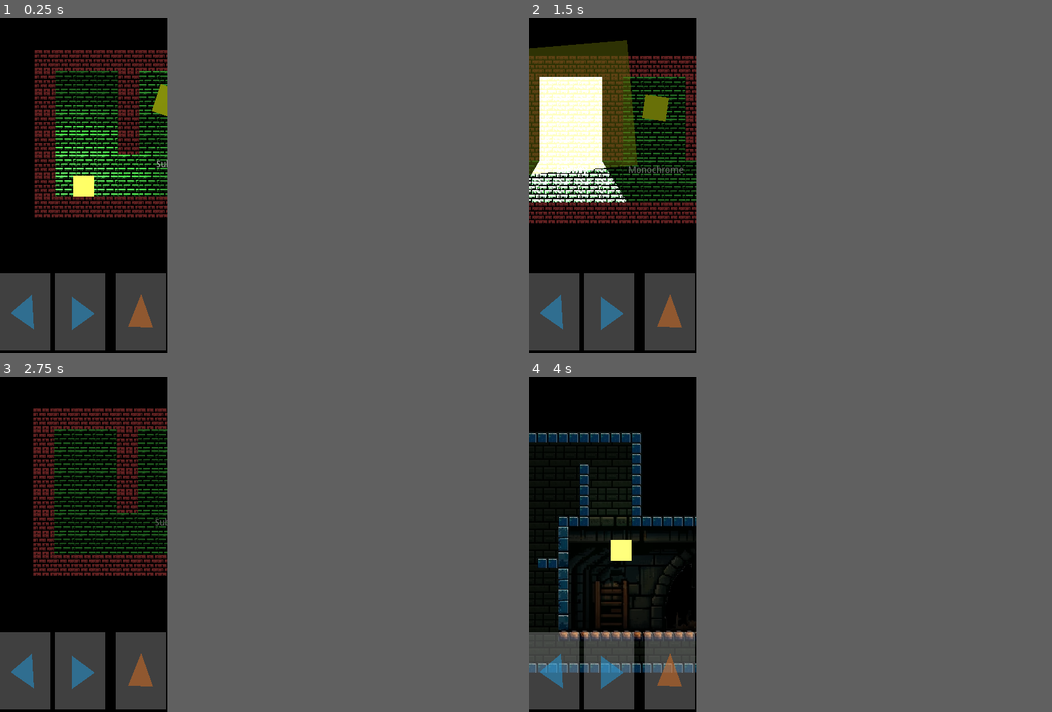
Above: before the commit, frames 1-4 (two rows, left to right).
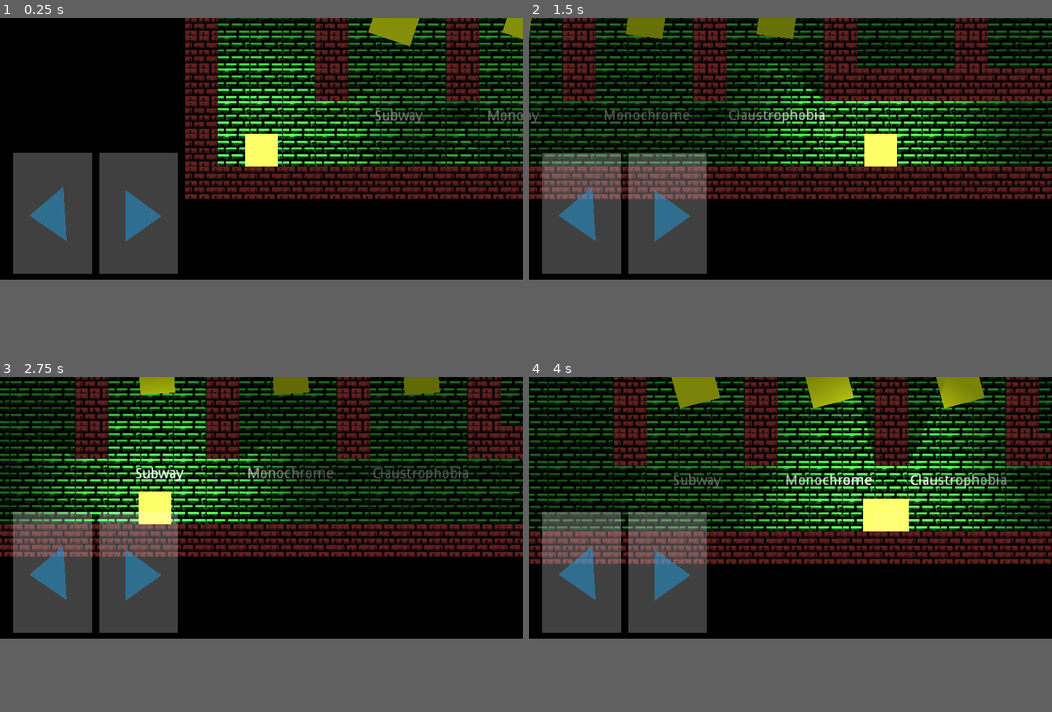
Above: after the commit, the same moments.

Repository: alexkorep-games/gg-quest
Game: Godot game, scene res://scenes/levels/menu_level.tscn
The game is run twice, just before and just after one commit, with the same random seed, the same clock (stepped at 60 frames per second) and the same inputs.
Inputs (mouse positions are in pixels of both pictures, inside the frame that each line leads up to):
- Up to frame 1 (0.25 s): no input
- Up to frame 2 (1.5 s): move the mouse to (649, 168) at 0.52 s; hold Right (ui_right) 0.53-1.25 s; click (649, 168) at 0.67 s; tap Up (jump) at 0.77 s; drag from (581, 202) to (596, 125) at 1.27 s
- Up to frame 3 (2.75 s): move the mouse to (99, 470) at 2.02 s; hold Left (ui_left) from 2.03 s (still down)
- Up to frame 4 (4 s): release Left (ui_left) at 2.75 s; drag from (602, 611) to (560, 494) at 2.77 s; move the mouse to (664, 594) at 3.52 s; hold Right (ui_right) from 3.53 s (still down); tap Up (jump) at 3.77 s
In our replay, the window is 256x512 before the commit and 800x400 after it. These sizes can differ from the game's own. Grey fills any space a smaller window leaves; there, only what the larger window draws over its background counts as a difference.

The runs differ from the first frame. In frame 1, 40% of the frame differs, in the area x 0-100%, y 0-100%; in frame 2, 46%; in frame 3, 42%; in frame 4, 45%.

Commit message:
Change orientation to horizontal

Diff:
--- a/src/project.godot
+++ b/src/project.godot
@@ -36,10 +36,10 @@
 
 [display]
 
-window/size/width=256
-window/size/height=512
+window/size/width=512
+window/size/height=256
 window/size/resizable=false
-window/size/test_width=256
+window/size/test_width=1024
 window/size/test_height=512
 window/handheld/orientation="portrait"
 window/stretch/mode="2d"
--- a/src/scenes/gamepad/gamepad.gd
+++ b/src/scenes/gamepad/gamepad.gd
@@ -41,10 +41,12 @@
 				print("press")
 				pressed_actions[action] = true
 				Input.action_press(action)
-				node.color = Color(1, 1, 1, 1)
+				if "color" in node:
+					node.color = Color(1, 1, 1, 1)
 		else:
 			if action_pressed:
 				print("release")
 				pressed_actions[action] = false
-				node.color = Color(1, 1, 1, 0.5)
+				if "color" in node:
+					node.color = Color(1, 1, 1, 0.5)
 				Input.action_release(action)
--- a/src/scenes/gamepad/gamepad.tscn
+++ b/src/scenes/gamepad/gamepad.tscn
@@ -9,24 +9,20 @@
 mouse_filter = 2
 script = ExtResource( 1 )
 
-[node name="Jump" type="ColorRect" parent="."]
+[node name="Jump" type="Control" parent="."]
 unique_name_in_owner = true
-margin_left = 177.0
-margin_top = 390.0
-margin_right = 254.0
-margin_bottom = 508.0
+margin_left = 189.0
+margin_top = 3.0
+margin_right = 504.0
+margin_bottom = 253.0
 mouse_filter = 2
-color = Color( 1, 1, 1, 0.501961 )
-
-[node name="Polygon2D" type="Polygon2D" parent="Jump"]
-color = Color( 0.878431, 0.435294, 0.121569, 1 )
-polygon = PoolVector2Array( 19, 82, 39, 32, 57, 83 )
 
 [node name="Left" type="ColorRect" parent="."]
 unique_name_in_owner = true
-margin_top = 390.0
-margin_right = 77.0
-margin_bottom = 508.0
+margin_left = 13.0
+margin_top = 132.0
+margin_right = 90.0
+margin_bottom = 250.0
 mouse_filter = 2
 color = Color( 1, 1, 1, 0.501961 )
 
@@ -36,10 +32,10 @@
 
 [node name="Right" type="ColorRect" parent="."]
 unique_name_in_owner = true
-margin_left = 84.0
-margin_top = 390.0
-margin_right = 161.0
-margin_bottom = 508.0
+margin_left = 97.0
+margin_top = 132.0
+margin_right = 174.0
+margin_bottom = 250.0
 mouse_filter = 2
 color = Color( 1, 1, 1, 0.501961 )
 
